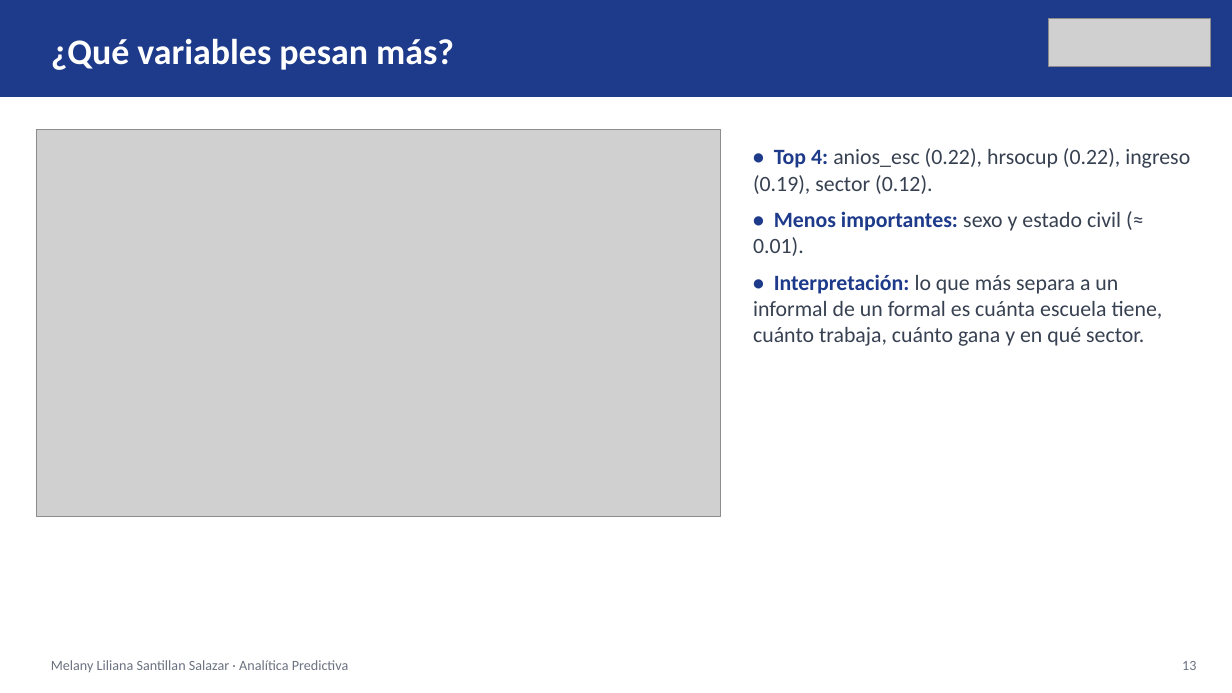
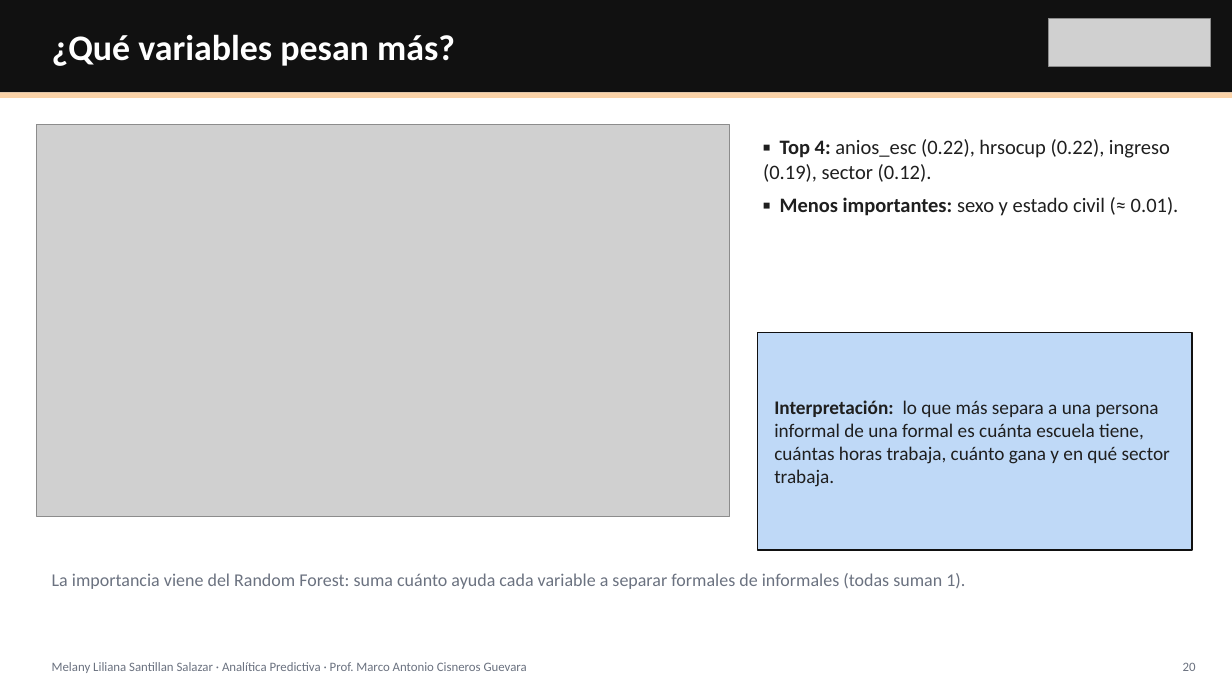
Before and after one commit to ivxnwww/Polymarket-UP-DOWN-5m, a slide deck: slide 20 of proyecto_enoe/Presentacion_Proyecto_ENOE.pptx (slide 13 before the commit). Drawn at 1232x693 pixels with LibreOffice and Linux fonts; fonts in the diff are those of the drawing; grey boxes stand for pictures. Boxes give left, top, right and bottom in pixels: in the first picture for what was removed or moved away, otherwise in the second. Text is boxed around its words. In the diff, an @@ line names an element or a change of style, - is before the commit and + after.

```diff
--- a/proyecto_enoe/Presentacion_Proyecto_ENOE.pptx
+++ b/proyecto_enoe/Presentacion_Proyecto_ENOE.pptx
@@ rectangle: place and size @@
-rectangle at [0, 0, 1232, 97]
+rectangle at [0, 0, 1232, 92]
@@ rectangle at [0, 0, 1232, 92]: fill #1E3A8A to #111111 @@
@@ text "¿Qué variables pesan más?" at [52, 34, 455, 66]: less space between paragraphs @@
@@ rectangle added at [0, 92, 1232, 98], fill #FBD3A8 @@
@@ picture: place and size @@
-picture at [37, 129, 721, 517]
+picture at [37, 125, 730, 517]
@@ text at [763, 139, 1179, 216]: text changed; size 17 to 16 pt; text colour #374151 to #1F1F1F @@
-• Top 4: anios_esc (0.22), hrsocup (0.22), ingreso (0.19), sector (0.12).
-• Menos importantes: sexo y estado civil (≈ 0.01).
-• Interpretación: lo que más separa a un informal de un formal es cuánta escuela tiene, cuánto trabaja, cuánto gana y en qué sector.
+▪ Top 4: anios_esc (0.22), hrsocup (0.22), ingreso (0.19), sector (0.12).
+▪ Menos importantes: sexo y estado civil (≈ 0.01).
@@ rectangle added at [758, 333, 1192, 550], fill #BFD9F7, outline #111111 1.25 pt @@
@@ text added at [774, 400, 1170, 487], 15 pt, text #1F1F1F @@
+Interpretación: lo que más separa a una persona informal de una formal es cuánta escuela tiene, cuántas horas trabaja, cuánto gana y en qué sector trabaja.
@@ text added at [52, 573, 965, 589], 14 pt, text #6B7280 @@
+La importancia viene del Random Forest: suma cuánto ayuda cada variable a separar formales de informales (todas suman 1).
@@ text at [52, 662, 527, 673]: text changed; size 11 to 10 pt @@
-Melany Liliana Santillan Salazar · Analítica Predictiva
+Melany Liliana Santillan Salazar · Analítica Predictiva · Prof. Marco Antonio Cisneros Guevara
@@ text removed at [1182, 661, 1196, 670] @@
-13
@@ text added at [1183, 663, 1196, 671], 10 pt, text #6B7280 @@
+20
```
Also in this commit, not shown: 13 other slides changed, 10 slides added, 3 slides removed, 23 other files.
